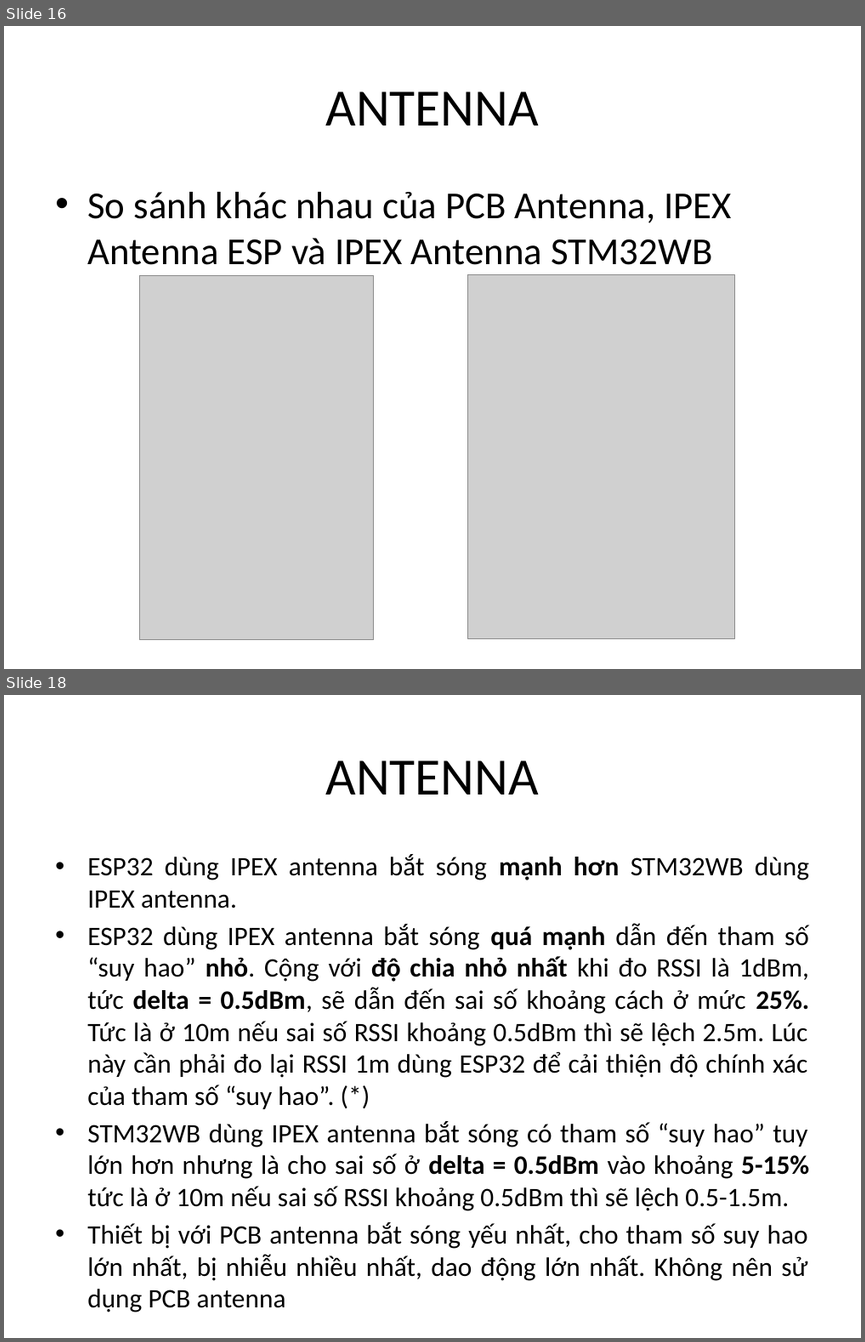
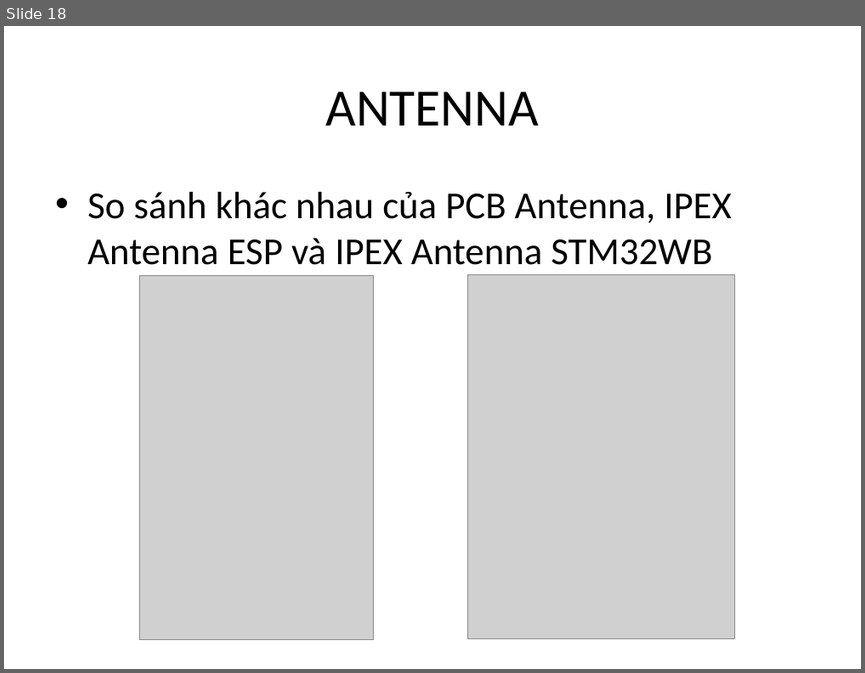
Before and after one commit to letruongthanh3698/BLE_matlab, a slide deck: report/Timeline.Report.pptx. Shown one above the other, each under a label of ours: slides 16 and 18 before the commit, slide 18 after it; the slides between them are not shown. The pictures are 865x1342 and 865x673 pixels, drawn with LibreOffice and Linux fonts; fonts in the diff are those of the drawing; grey boxes stand for pictures. Boxes give left, top, right and bottom in pixels: in the first picture for what was removed or moved away, otherwise in the second. Text is boxed around its words. In the diff, an @@ line names an element or a change of style, - is before the commit and + after.

```diff
--- a/report/Timeline.Report.pptx
+++ b/report/Timeline.Report.pptx
@@ slide 18 removed at box(4, 695, 861, 1338), background #FFFFFF @@
@@ title removed at box(326, 760, 539, 794) @@
-ANTENNA
@@ text removed at box(87, 854, 809, 1281) @@
-• ESP32 dùng IPEX antenna bắt sóng mạnh hơn STM32WB dùng IPEX antenna.
-• ESP32 dùng IPEX antenna bắt sóng quá mạnh dẫn đến tham số “suy hao” nhỏ. Cộng với độ chia nhỏ nhất khi đo RSSI là 1dBm, tức delta = 0.5dBm, sẽ dẫn đến sai số khoảng cách ở mức 25%. Tức là ở 10m nếu sai số RSSI khoảng 0.5dBm thì sẽ lệch 2.5m. Lúc này cần phải đo lại RSSI 1m dùng ESP32 để cải thiện độ chính xác của tham số “suy hao”. (*)
-• STM32WB dùng IPEX antenna bắt sóng có tham số “suy hao” tuy lớn hơn nhưng là cho sai số ở delta = 0.5dBm vào khoảng 5-15% tức là ở 10m nếu sai số RSSI khoảng 0.5dBm thì sẽ lệch 0.5-1.5m.
-• Thiết bị với PCB antenna bắt sóng yếu nhất, cho tham số suy hao lớn nhất, bị nhiễu nhiều nhất, dao động lớn nhất. Không nên sử dụng PCB antenna
@@ what was slide 16 is now slide 18 @@
```
Also in this commit, not shown: 9 slides changed, 2 slides added, 9 other slides removed, 18 other files.
